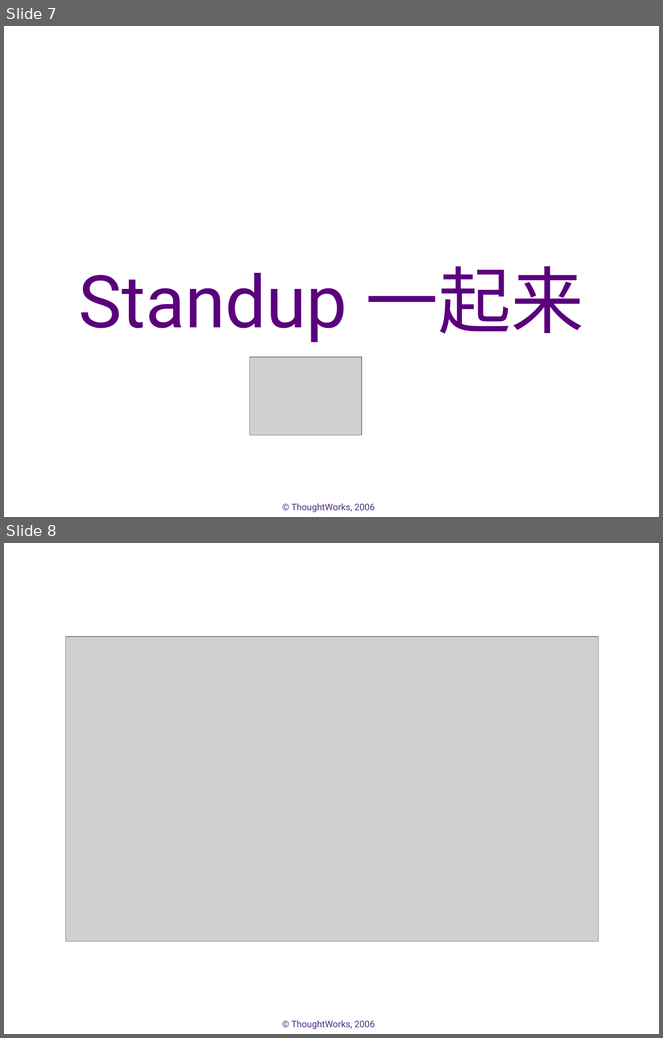
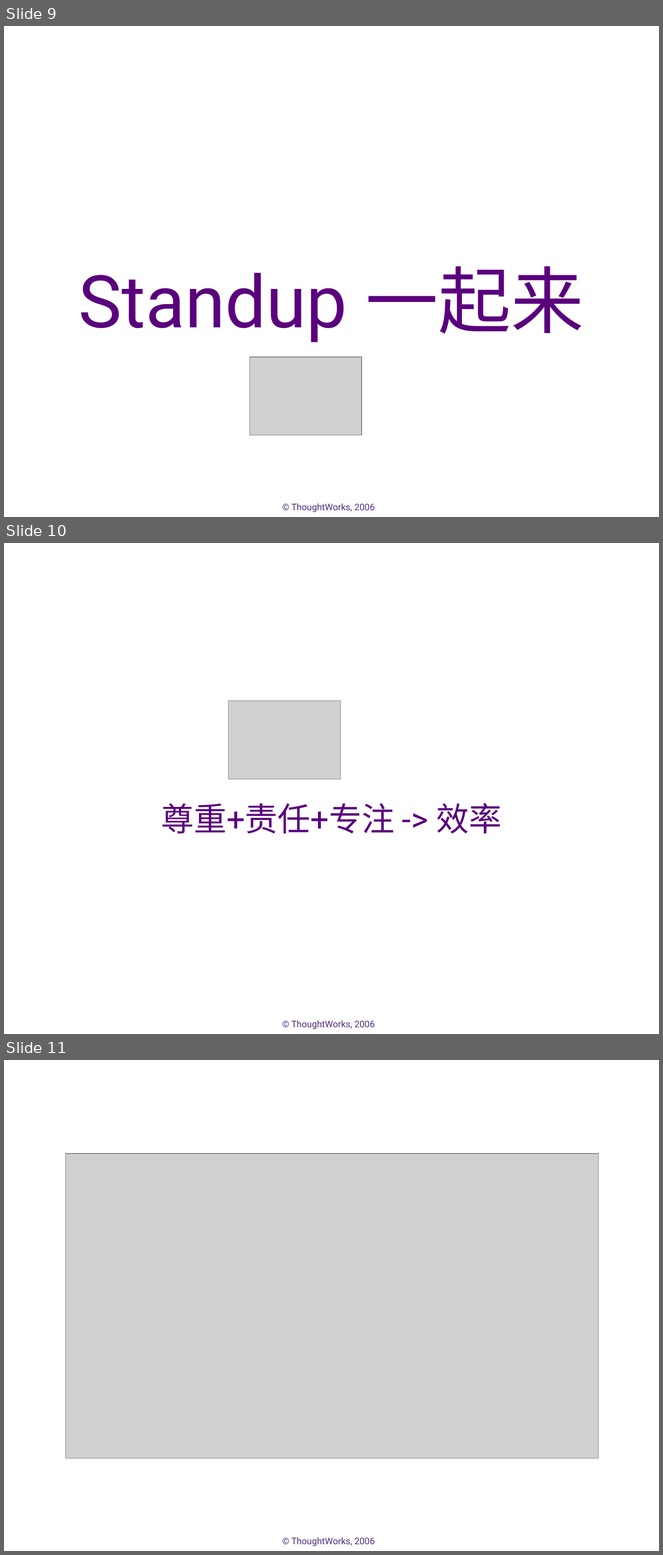
Before and after one commit to whimet/agilechina, a slide deck: docs/demo.ppt. Shown one above the other, each under a label of ours: slides 7 and 8 before the commit, slides 9, 10 and 11 after it. The pictures are 663x1038 and 663x1555 pixels, drawn with LibreOffice and Linux fonts; fonts in the diff are those of the drawing; grey boxes stand for pictures; background and template pictures are left out. Boxes give left, top, right and bottom in pixels: in the first picture for what was removed or moved away, otherwise in the second. Text is boxed around its words. In the diff, an @@ line names an element or a change of style, - is before the commit and + after.

```diff
--- a/docs/demo.ppt
+++ b/docs/demo.ppt
@@ slide 10 added at bbox=[4, 543, 659, 1034], background #FFFFFF; not listed: 1 template element that a slide beside it also shows @@
@@ picture added at bbox=[229, 701, 341, 779] @@
@@ subtitle added at bbox=[161, 803, 502, 834], 36 pt, text #5A007D @@
+尊重+责任+专注 -> 效率
@@ what was slide 7 is now slide 9 @@
@@ what was slide 8 is now slide 11 @@
```
Also in this commit, not shown: 5 slides changed, 6 other slides added, 2 slides removed.
